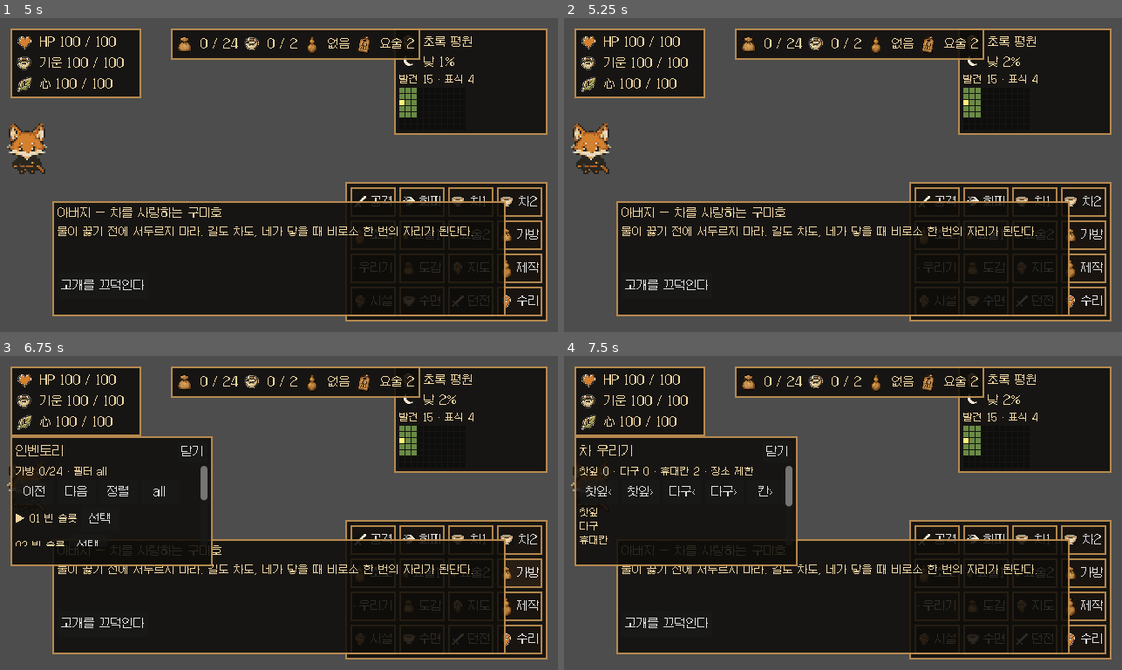
Above: before the commit, frames 1-4 (two rows, left to right).
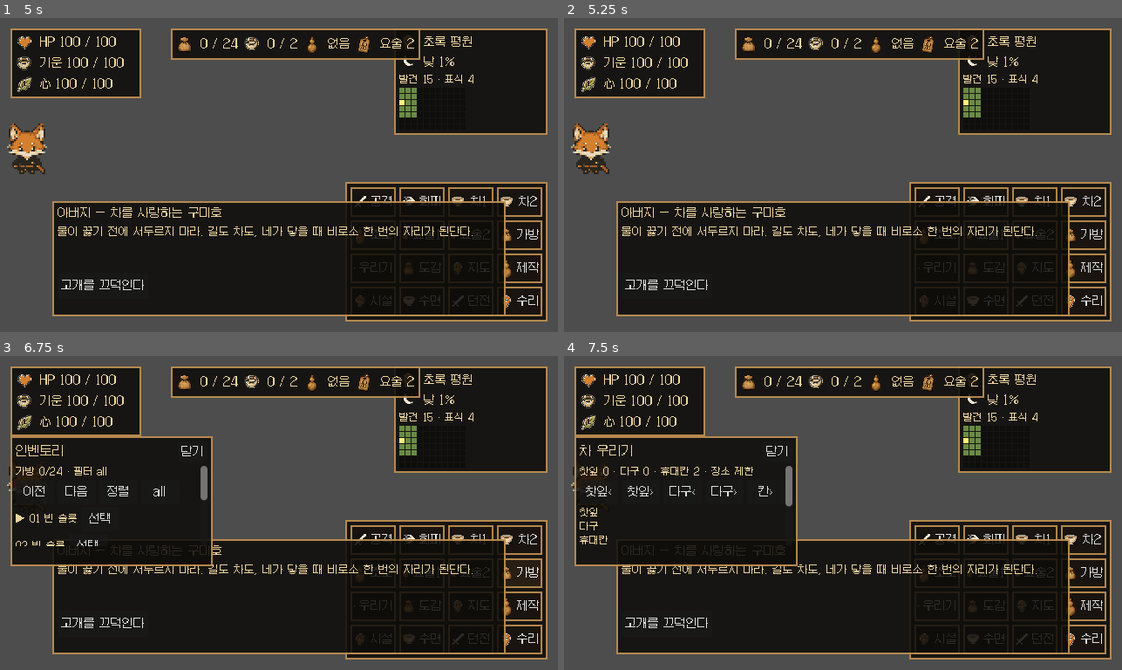
Above: after the commit, the same moments.

Repository: FLYLIKEB/samurai-tea-fox
Game: Godot game, scene res://scenes/ui/start_screen.tscn
Two runs of this game, one before a commit and one after it. Both use one fixed random seed, a clock stepped at 60 frames per second and the inputs below.
Inputs:
- Up to frame 1 (5 s): click "시작하기" at 0.5 s; click "공격" at 1.25 s; click "회피" at 2 s; click "차1" at 2.75 s; click "차2" at 3.5 s; click "소모" at 4.25 s
- Up to frame 2 (5.25 s): click "요술1" at 5 s
- Up to frame 3 (6.75 s): click "요술2" at 5.75 s; click "가방" at 6.5 s
- Up to frame 4 (7.5 s): click "우리기" at 7.25 s

Frame 1 is identical in both runs. In frame 2, less than 0.1% of the frame differs, in the area x 78-82%, y 12-16%; in frame 3, less than 0.1%; in frame 4, less than 0.1%.

Commit message:
Advance time only on player turns

Diff:
--- a/src/main/main.gd
+++ b/src/main/main.gd
@@ -43,6 +43,7 @@
 const FEEDBACK_BEEP_SECONDS := 0.045
 const FEEDBACK_BEEP_FREQUENCY := 880.0
 const FIRST_RUN_PROLOGUE_EVENT_ID := "first_run_prologue"
+const TURN_TIME_SECONDS := 1.0
 
 @onready var player = $Player
 @onready var combat_dummy = $CombatDummy
@@ -181,8 +182,6 @@
 	return {"ok": true}
 
 func _physics_process(_delta: float) -> void:
-	if time_state != null and player != null and player.resources != null:
-		time_state.tick(_delta, player.resources)
 	if player != null and player.ability_runtime != null:
 		player.ability_runtime.tick(_delta)
 	_record_current_map_discovery()
@@ -358,6 +357,7 @@
 			var accepted: bool = _handle_consumable_command(command)
 			if accepted:
 				_play_feedback_beep()
+				_advance_time_for_player_turn()
 			return accepted
 		GameCommand.Type.SLEEP:
 			var accepted: bool = _handle_sleep_command()
@@ -368,11 +368,13 @@
 			var accepted: bool = _handle_complete_dungeon_command(command)
 			if accepted:
 				_play_feedback_beep()
+				_advance_time_for_player_turn()
 			return accepted
 		GameCommand.Type.REPAIR_TELEPORT, GameCommand.Type.ADVANCE_BIOME:
 			var accepted: bool = _handle_biome_progression_command(command)
 			if accepted:
 				_play_feedback_beep()
+				_advance_time_for_player_turn()
 			return accepted
 		GameCommand.Type.OPEN_TEA_BREWING:
 			var accepted: bool = game_hud != null and game_hud.show_tea_brewing_menu()
@@ -1023,8 +1025,14 @@
 func _queue_enemy_turn_after_player_action() -> void:
 	if _enemy_turn_queued:
 		return
+	_advance_time_for_player_turn()
 	_enemy_turn_queued = true
 	call_deferred("_run_enemy_turn_after_player_action")
+
+func _advance_time_for_player_turn() -> void:
+	if time_state == null or player == null or player.resources == null:
+		return
+	time_state.tick(TURN_TIME_SECONDS, player.resources)
 
 func _run_enemy_turn_after_player_action() -> void:
 	if player != null and player.has_method("is_grid_step_active") and player.is_grid_step_active():
--- a/tests/unit/test_main_vertical_slice_runtime.gd
+++ b/tests/unit/test_main_vertical_slice_runtime.gd
@@ -37,6 +37,13 @@
 	asserts.equal(main.generated_world.biome_id, "common_region", "vertical slice starts in the common biome")
 	asserts.true_value(main.world_render_result.ok, "common biome world renders for playable runtime")
 	asserts.true_value(main.game_hud.narrative_dialogue_visible(), "first launch shows the first-run prologue dialogue")
+	var initial_phase: StringName = main.time_state.phase
+	var initial_elapsed: float = main.time_state.phase_elapsed_seconds
+	main._physics_process(600.0)
+	asserts.equal(main.time_state.phase, initial_phase, "passive physics frames do not advance roguelike time")
+	asserts.equal(main.time_state.phase_elapsed_seconds, initial_elapsed, "standing still does not add time pressure")
+	main._advance_time_for_player_turn()
+	asserts.equal(main.time_state.phase_elapsed_seconds, initial_elapsed + Main.TURN_TIME_SECONDS, "a resolved player turn advances time once")
 	var prologue_model: Dictionary = main.first_run_prologue_read_model({"run_count": 0, "dialogue_memory_flags": [], "unlocked_meta_flags": []})
 	asserts.true_value(prologue_model.ok, "first-run prologue has a read model before completion")
 	if prologue_model.ok:
